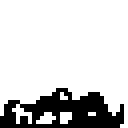
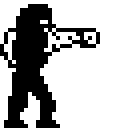
The second w=128, h=128 image is a revision of the first. Changes to its layers:
hid "suelo" over [0, 4, 124, 128]
showed "piñafuerte" over [0, 4, 124, 128]
